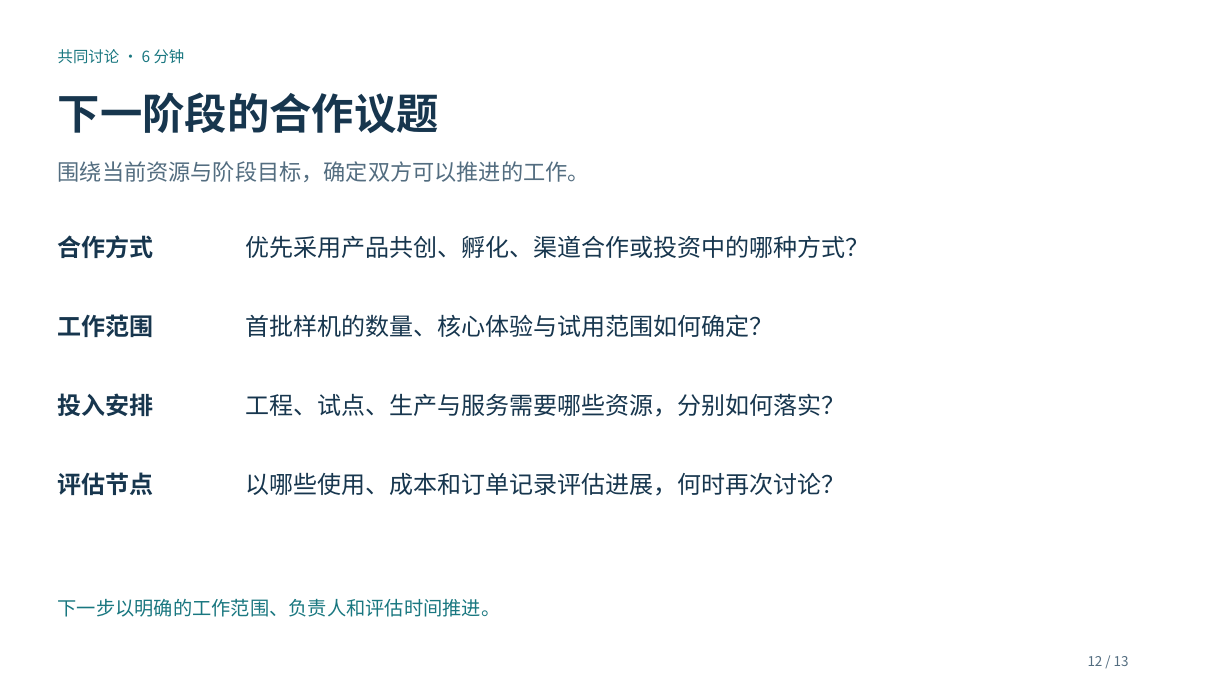
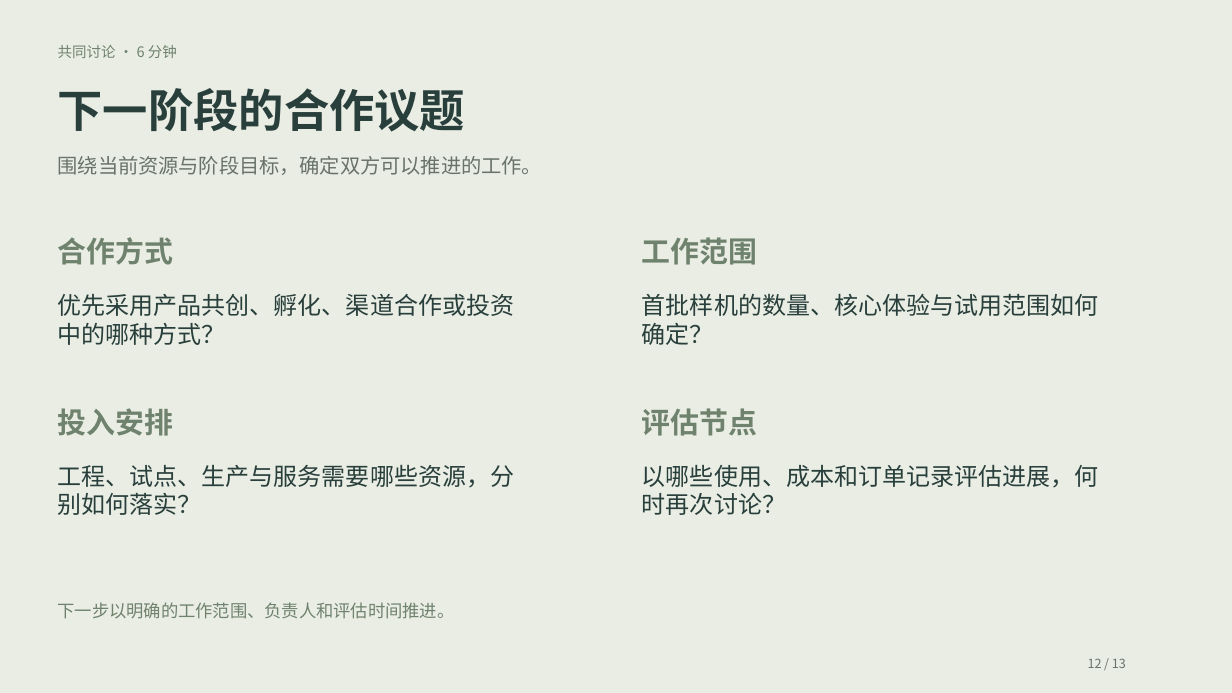
Before and after one commit to maxi-max-dev/maxi-max-dev.github.io, a slide deck: slide 12 of research/insta360-frame-discussion/unseen-insta360-discussion.pptx. Drawn at 1232x693 pixels with LibreOffice and Linux fonts; fonts in the diff are those of the drawing. Boxes give left, top, right and bottom in pixels: in the first picture for what was removed or moved away, otherwise in the second. Text is boxed around its words. In the diff, an @@ line names an element or a change of style, - is before the commit and + after.

```diff
--- a/research/insta360-frame-discussion/unseen-insta360-discussion.pptx
+++ b/research/insta360-frame-discussion/unseen-insta360-discussion.pptx
@@ background #FFFFFF to #E9EDE4 @@
@@ text "共同讨论 · 6 分钟" at (58, 45, 177, 58): size 12 to 11.2 pt, text colour #197780 to #6F826D @@
@@ text "下一阶段的合作议题" at (58, 88, 465, 132): size 33 to 35.2 pt, text colour #17364E to #293F3C @@
@@ text "围绕当前资源与阶段目标，确定双方可以推进的工作。" at (58, 156, 542, 175): size 17.2 to 15.8 pt, text colour #536D80 to #69736A @@
@@ text "工作范围": place and size @@
-text "工作范围" at (58, 314, 154, 337)
+text "工作范围" at (642, 237, 758, 265)
@@ text at (58, 294, 514, 345): text changed; text colour #17364E to #293F3C @@
-优先采用产品共创、孵化、渠道合作或投资中的哪种方式？
+优先采用产品共创、孵化、渠道合作或投资
+中的哪种方式？
@@ text at (642, 294, 1098, 345): text changed; text colour #17364E to #293F3C @@
-首批样机的数量、核心体验与试用范围如何确定？
+首批样机的数量、核心体验与试用范围如何
+确定？
@@ text "投入安排": place and size @@
-text "投入安排" at (58, 393, 154, 416)
+text "投入安排" at (58, 408, 174, 436)
@@ size 18.8 to 22.5 pt, text colour #17364E to #6F826D in 4 elements at (58, 237, 174, 265), (58, 408, 174, 436), (642, 237, 758, 265), (642, 408, 758, 436) @@
@@ text "评估节点": place and size @@
-text "评估节点" at (58, 472, 154, 495)
+text "评估节点" at (642, 408, 758, 436)
@@ text at (58, 465, 514, 515): text changed; text colour #17364E to #293F3C @@
-工程、试点、生产与服务需要哪些资源，分别如何落实？
+工程、试点、生产与服务需要哪些资源，分
+别如何落实？
@@ text at (642, 465, 1098, 515): text changed; text colour #17364E to #293F3C @@
-以哪些使用、成本和订单记录评估进展，何时再次讨论？
+以哪些使用、成本和订单记录评估进展，何
+时再次讨论？
@@ text "下一步以明确的工作范围、负责人和评估时间推进。" at (58, 602, 455, 619): size 15 to 13.5 pt, text colour #197780 to #6F826D @@
@@ text "12 / 13" at (1088, 658, 1126, 668): size 10.5 to 9.8 pt, text colour #536D80 to #69736A @@
```
Also in this commit, not shown: 12 other slides changed, 10 other files.
